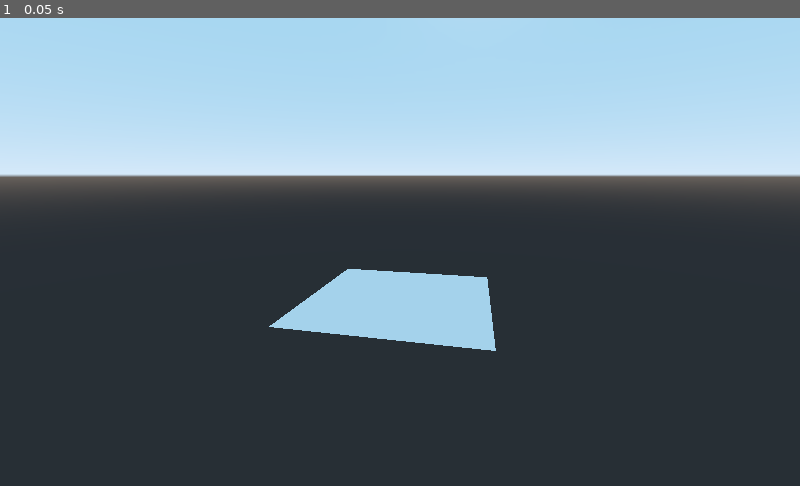
Above: before the commit, frame 1.
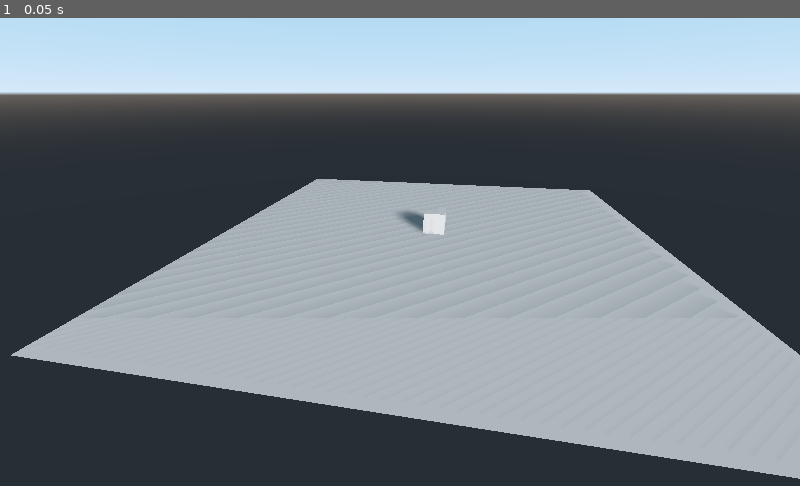
Above: after the commit, the same moment.

Repository: dirkk0/repo-cgl-2021
Game: Godot game, scene res://main.tscn
The game is run twice, just before and just after one commit, with the same random seed, the same clock (stepped at 60 frames per second) and the same inputs.
Inputs:
- Up to frame 1 (0.05 s): no input

The runs differ from the first frame. In frame 1, 64% of the frame differs, in the area x 0-100%, y 8-99%.

Commit message:
cube added and world

Diff:
--- a/godot/default_env.tres
+++ /dev/null
@@ -1,7 +0,0 @@
-[gd_resource type="Environment" load_steps=2 format=2]
-
-[sub_resource type="ProceduralSky" id=1]
-
-[resource]
-background_mode = 2
-background_sky = SubResource( 1 )
--- a/godot/main.tscn
+++ b/godot/main.tscn
@@ -1,11 +1,34 @@
-[gd_scene load_steps=2 format=2]
+[gd_scene load_steps=5 format=2]
 
 [sub_resource type="PlaneMesh" id=1]
 
+[sub_resource type="CubeMesh" id=2]
+
+[sub_resource type="ProceduralSky" id=3]
+
+[sub_resource type="Environment" id=4]
+background_mode = 2
+background_sky = SubResource( 3 )
+ambient_light_energy = 0.77
+ambient_light_sky_contribution = 0.23
+
 [node name="Main" type="Spatial"]
+transform = Transform( 1, 0, 0, 0, 1, 0, 0, 0, 1, 0, 0.2, 0 )
 
-[node name="MeshInstance" type="MeshInstance" parent="."]
+[node name="Plane" type="MeshInstance" parent="."]
+transform = Transform( 20, 0, 0, 0, 20, 0, 0, 0, 20, 0, 0, 0 )
 mesh = SubResource( 1 )
 
 [node name="Camera" type="Camera" parent="."]
-transform = Transform( 0.97668, -0.0479238, 0.209282, 0, 0.974769, 0.223214, -0.214699, -0.218009, 0.952038, 0.776048, 1.34613, 3.49423 )
+transform = Transform( 0.984356, -0.0755671, 0.15916, 0, 0.903351, 0.428901, -0.176188, -0.422191, 0.88922, 2.0674, 12.1692, 29.5036 )
+
+[node name="Cube" type="MeshInstance" parent="."]
+transform = Transform( 1, 0, 0, 0, 1, 0, 0, 0, 1, 0, 1, -1.229 )
+mesh = SubResource( 2 )
+
+[node name="DirectionalLight" type="DirectionalLight" parent="."]
+transform = Transform( 0.77552, -0.225195, 0.589793, 0, 0.934218, 0.356703, -0.631323, -0.27663, 0.724505, 19.4008, 9.2632, 22.8737 )
+shadow_enabled = true
+
+[node name="WorldEnvironment" type="WorldEnvironment" parent="."]
+environment = SubResource( 4 )
--- a/godot/project.godot
+++ b/godot/project.godot
@@ -21,7 +21,3 @@
 [physics]
 
 common/enable_pause_aware_picking=true
-
-[rendering]
-
-environment/default_environment="res://default_env.tres"
